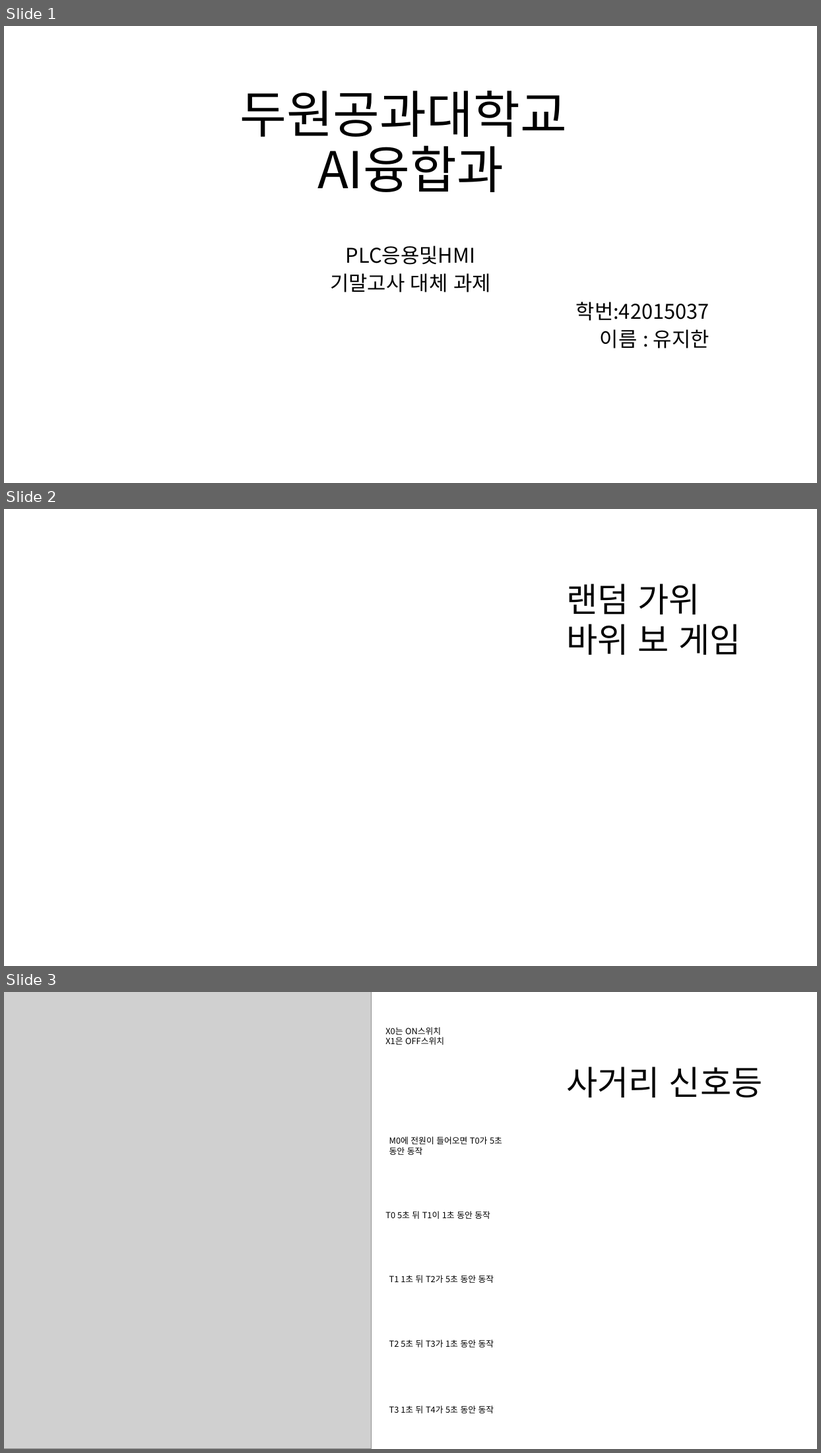
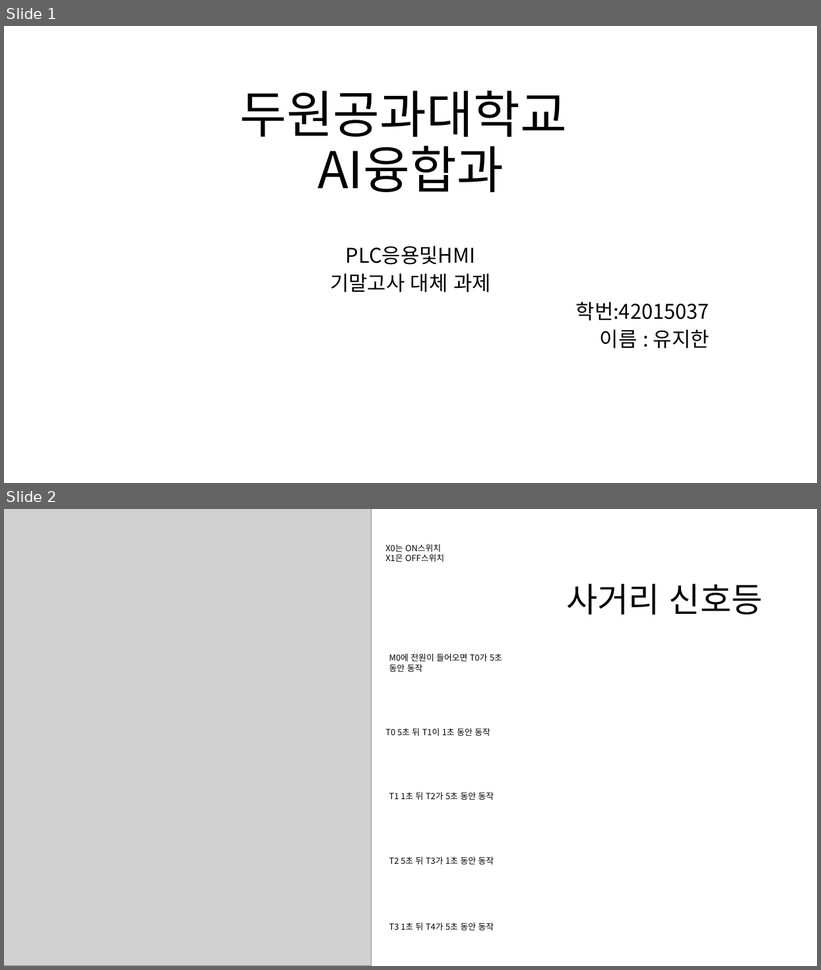
Before and after one commit to Jihanyu117/PLC1, a slide deck: 42015037_유지한_PLC기말(수정본).pptx. Shown one above the other, each under a label of ours: slides 1, 2 and 3 before the commit, slides 1 and 2 after it. The pictures are 821x1453 and 821x970 pixels, drawn with LibreOffice and Linux fonts; fonts in the diff are those of the drawing; grey boxes stand for pictures. Boxes give left, top, right and bottom in pixels: in the first picture for what was removed or moved away, otherwise in the second. Text is boxed around its words. In the diff, an @@ line names an element or a change of style, - is before the commit and + after.

```diff
--- a/42015037_유지한_PLC기말(수정본).pptx
+++ b/42015037_유지한_PLC기말(수정본).pptx
@@ slide 2 removed at [4, 509, 817, 966], background #FFFFFF @@
@@ text removed at [566, 584, 741, 655] @@
-랜덤 가위
-바위 보 게임
@@ what was slide 3 is now slide 2 @@
```
